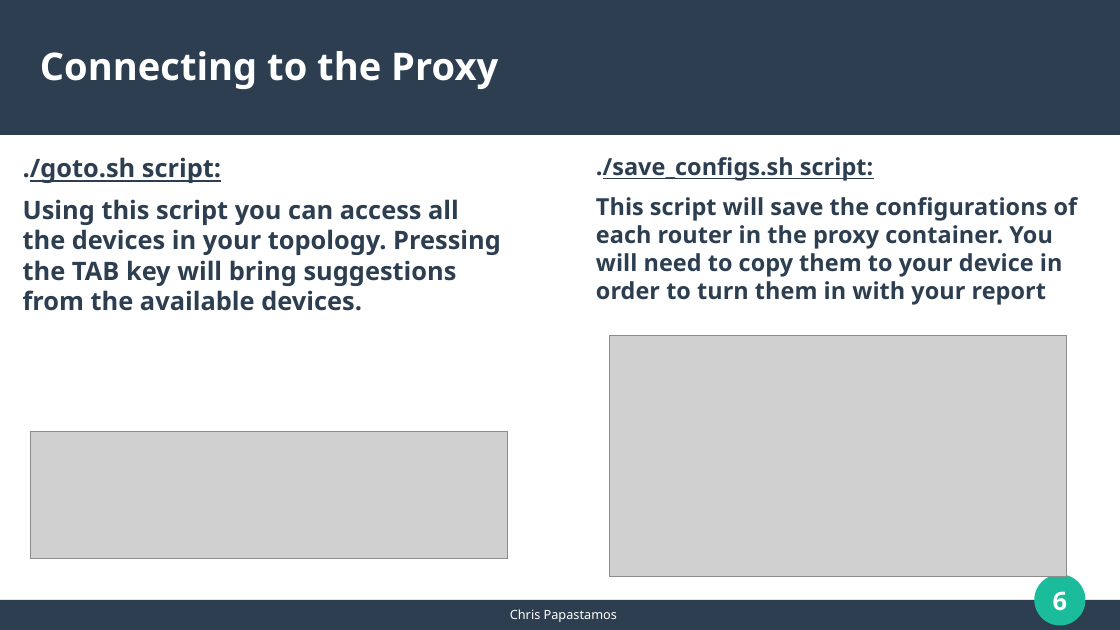
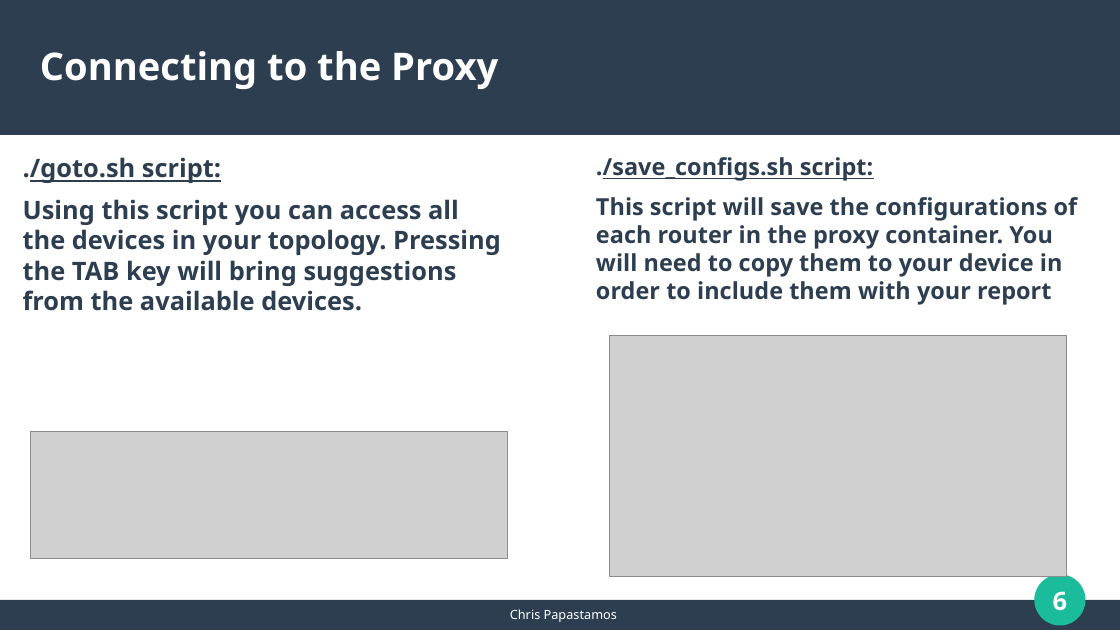
Before and after one commit to papastam/mini_internet_extention, a slide deck: slide 6 of HY436-Assignment4/session1/mini-internet_intro.odp. Drawn at 1120x630 pixels with LibreOffice and Linux fonts; fonts in the diff are those of the drawing; grey boxes stand for pictures. Boxes give left, top, right and bottom in pixels: in the first picture for what was removed or moved away, otherwise in the second. Text is boxed around its words. In the diff, an @@ line names an element or a change of style, - is before the commit and + after.

```diff
--- a/HY436-Assignment4/session1/mini-internet_intro.odp
+++ b/HY436-Assignment4/session1/mini-internet_intro.odp
@@ text at (596, 197, 1078, 305): text changed @@
-This script will save the configurations of each router in the proxy container. You will need to copy them to your device in order to turn them in with your report
+This script will save the configurations of each router in the proxy container. You will need to copy them to your device in order to include them with your report
```
Also in this commit, not shown: 4 other slides changed, 1 slide added, 3 other files.
